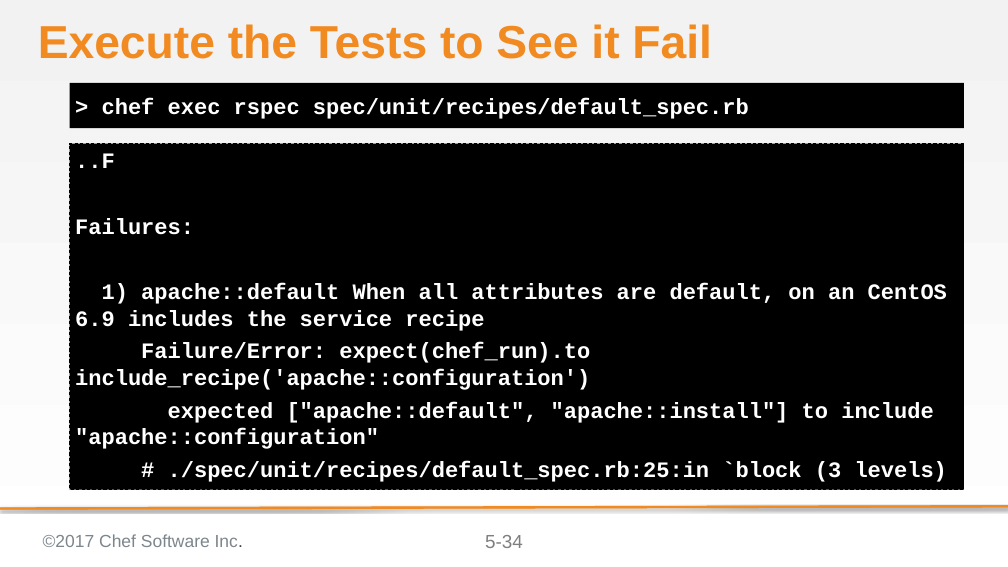
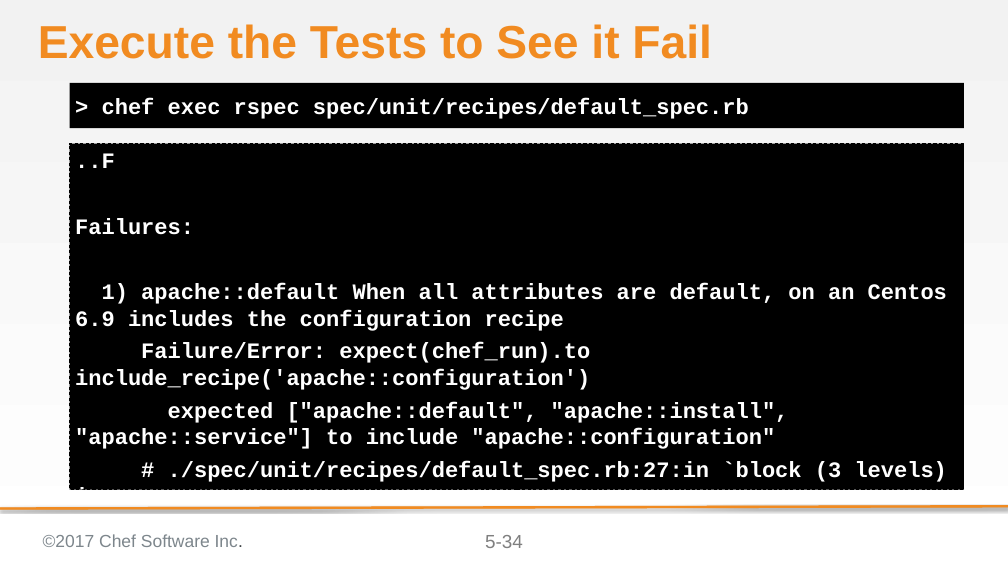
Before and after one commit to ericheiser/chef-intermediate, a slide deck: slide 34 of 05-faster_feedback_with_unit_testing.pptx. Drawn at 1008x567 pixels with LibreOffice and Linux fonts; fonts in the diff are those of the drawing; background and template pictures are left out. Boxes give left, top, right and bottom in pixels: in the first picture for what was removed or moved away, otherwise in the second. Text is boxed around its words. In the diff, an @@ line names an element or a change of style, - is before the commit and + after.

```diff
--- a/05-faster_feedback_with_unit_testing.pptx
+++ b/05-faster_feedback_with_unit_testing.pptx
@@ text at (75, 283, 947, 331): text changed @@
-1) apache::default When all attributes are default, on an CentOS 6.9 includes the service recipe
+1) apache::default When all attributes are default, on an Centos 6.9 includes the configuration recipe
@@ text at (75, 402, 947, 482): text changed @@
-expected ["apache::default", "apache::install"] to include "apache::configuration"
-# ./spec/unit/recipes/default_spec.rb:25:in `block (3 levels)
+expected ["apache::default", "apache::install", "apache::service"] to include "apache::configuration"
+# ./spec/unit/recipes/default_spec.rb:27:in `block (3 levels) in
```
Also in this commit, not shown: 1 other slide changed, 5 slides added, 2 other files.
